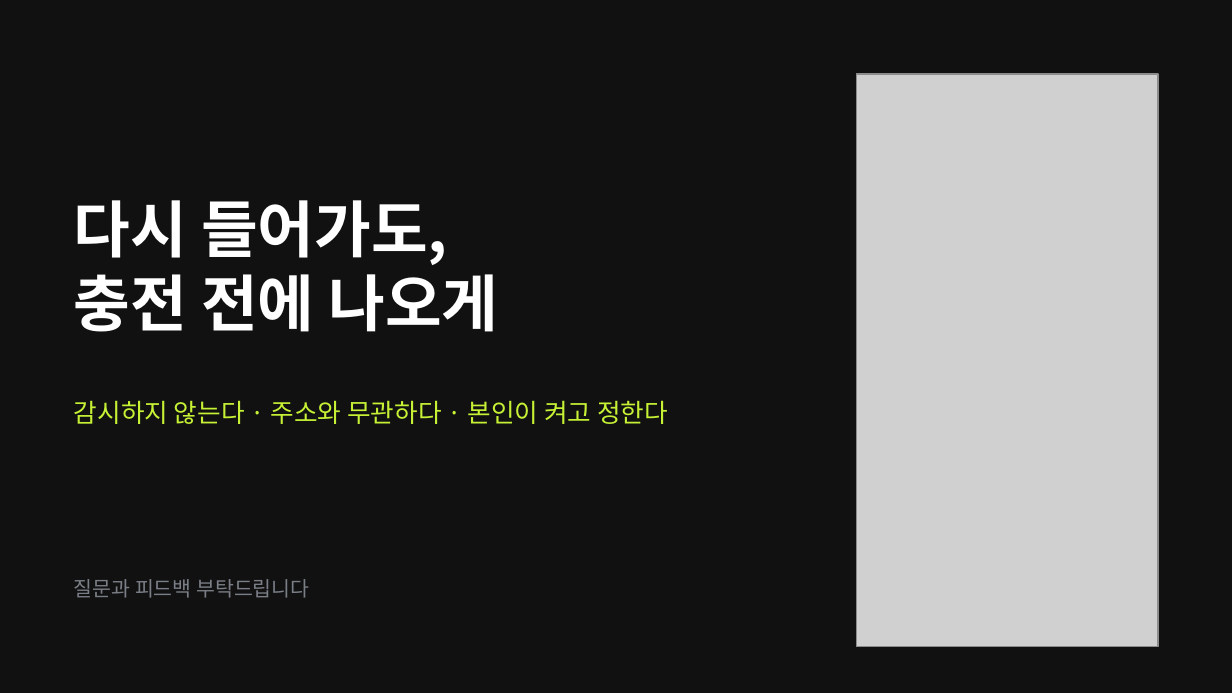
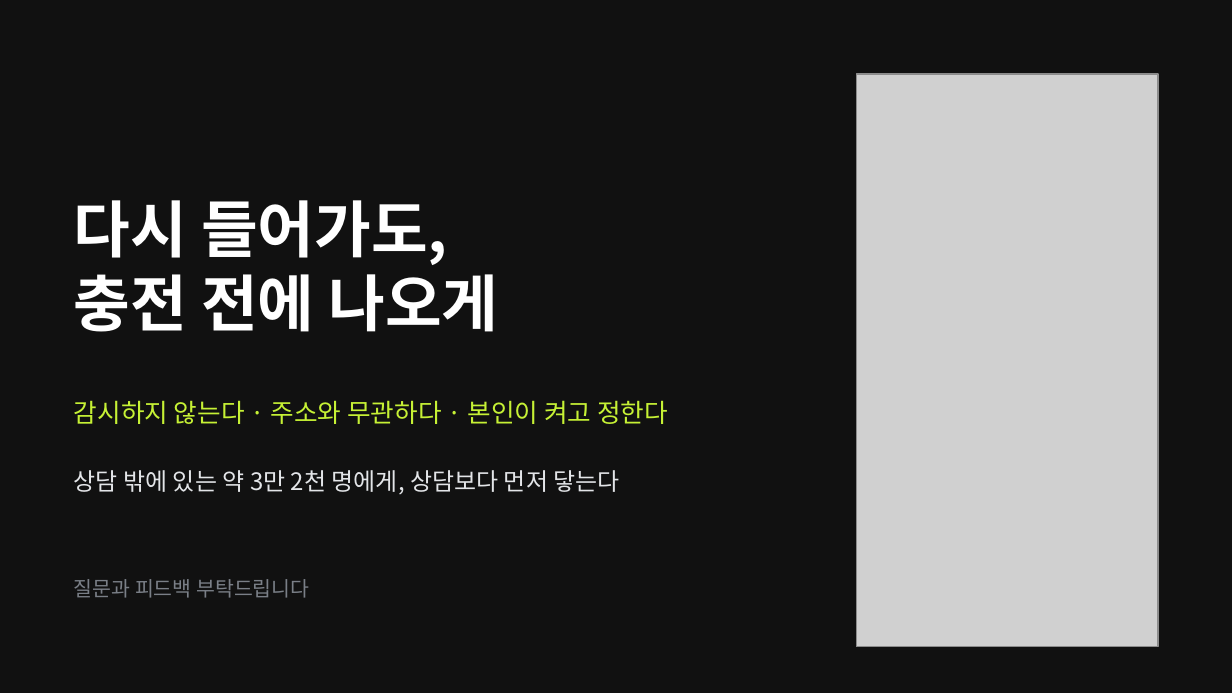
Before and after one commit to Holy-Min/gambling-content-detection, a slide deck: slide 9 of docs/week5/form4_presentation.pptx (slide 8 before the commit). Drawn at 1232x693 pixels with LibreOffice and Linux fonts; fonts in the diff are those of the drawing; grey boxes stand for pictures. Boxes give left, top, right and bottom in pixels: in the first picture for what was removed or moved away, otherwise in the second. Text is boxed around its words. In the diff, an @@ line names an element or a change of style, - is before the commit and + after.

```diff
--- a/docs/week5/form4_presentation.pptx
+++ b/docs/week5/form4_presentation.pptx
@@ text added at (74,470,620,494), 14 pt, text #E3E5E8 @@
+상담 밖에 있는 약 3만 2천 명에게, 상담보다 먼저 닿는다
```
Also in this commit, not shown: 6 other slides changed, 1 slide added.
